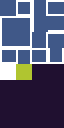
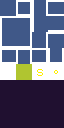
Layer changes from the first 64px x 128px image to the second:
painted on "Layer" over [32, 64, 64, 80]
